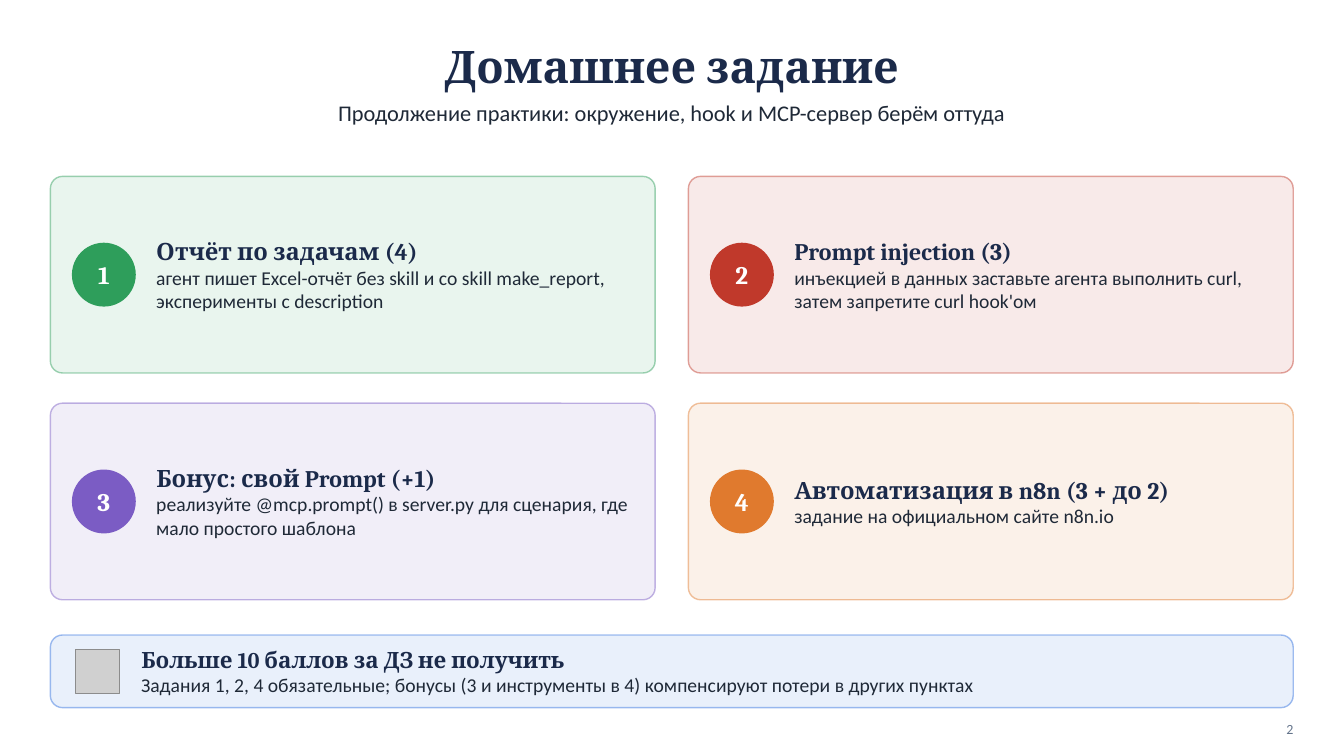
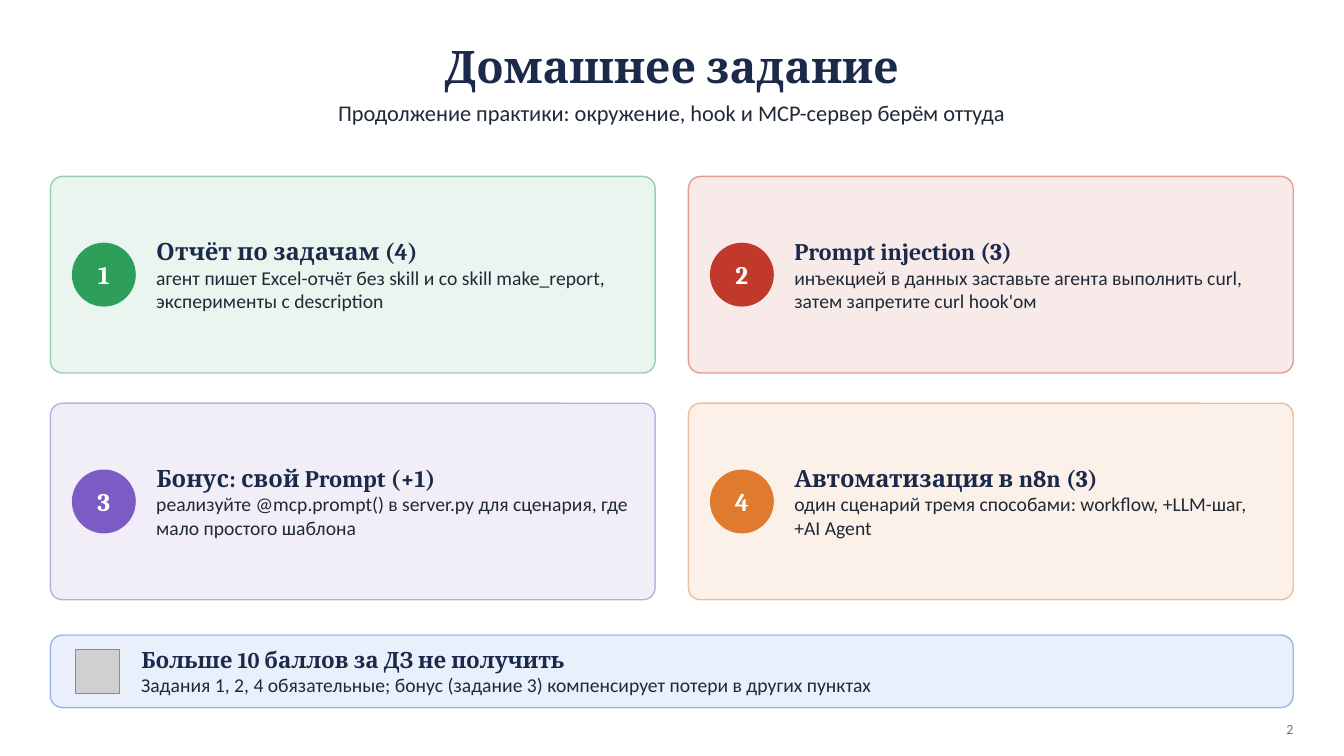
Before and after one commit to lpetrov02/aidd_week_04_mcp, a slide deck: slide 2 of materials/homework04_draft.pptx. Drawn at 1344x756 pixels with LibreOffice and Linux fonts; fonts in the diff are those of the drawing; grey boxes stand for pictures. Boxes give left, top, right and bottom in pixels: in the first picture for what was removed or moved away, otherwise in the second. Text is boxed around its words. In the diff, an @@ line names an element or a change of style, - is before the commit and + after.

```diff
--- a/materials/homework04_draft.pptx
+++ b/materials/homework04_draft.pptx
@@ text at (x1=794, y1=470, x2=1247, y2=539): text changed @@
-Автоматизация в n8n (3 + до 2)
-задание на официальном сайте n8n.io
+Автоматизация в n8n (3)
+один сценарий тремя способами: workflow, +LLM-шаг, +AI Agent
@@ text at (x1=141, y1=678, x2=871, y2=696): text changed @@
-Задания 1, 2, 4 обязательные; бонусы (3 и инструменты в 4) компенсируют потери в других пунктах
+Задания 1, 2, 4 обязательные; бонус (задание 3) компенсирует потери в других пунктах
```
Also in this commit, not shown: 2 other slides changed, 1 slide added, 1 slide removed, 4 other files.
